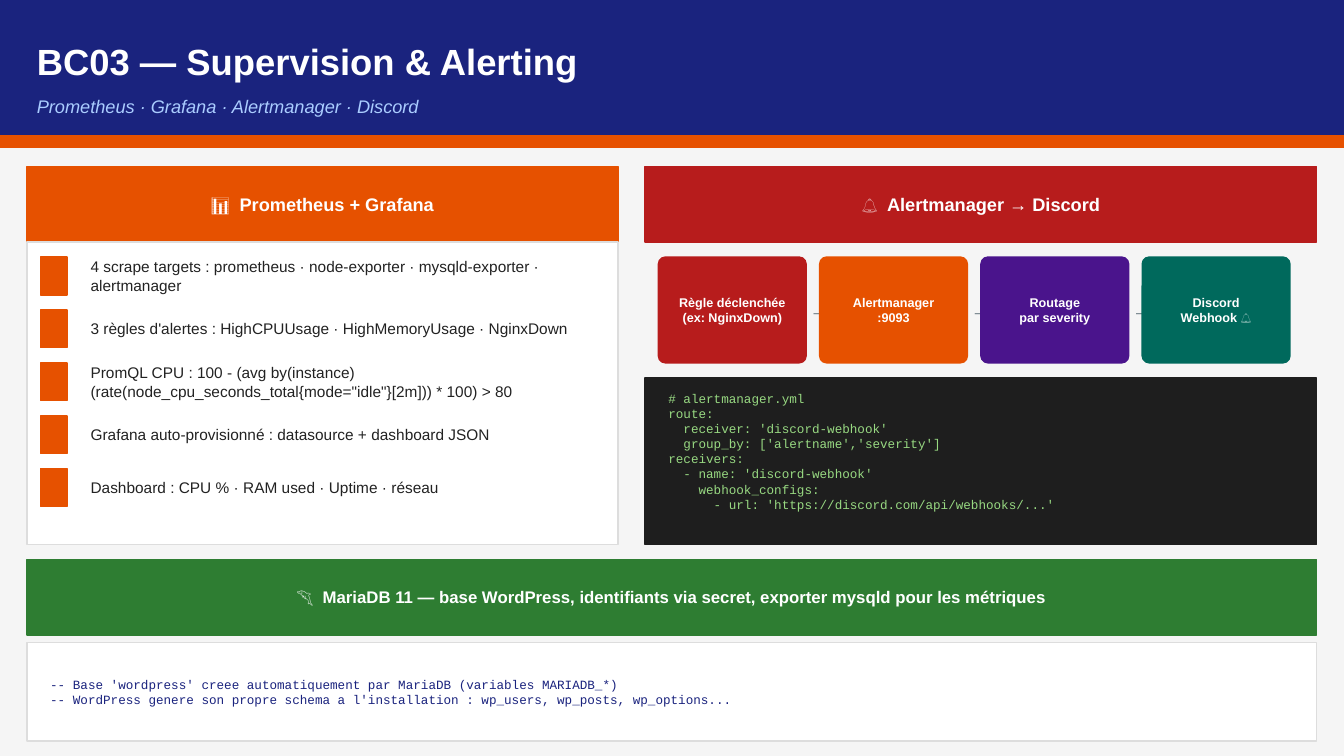
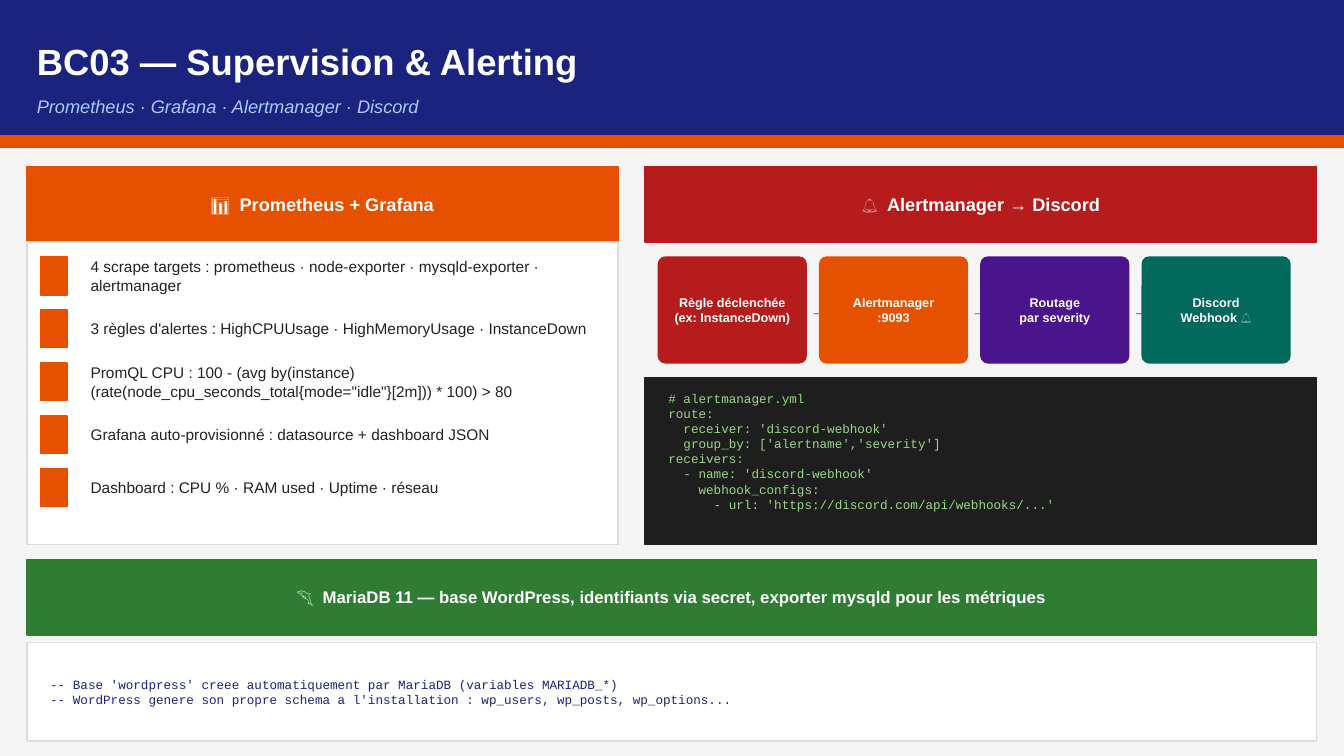
Before and after one commit to pilot-loicrich/iac-infra, a slide deck: slide 7 of documentation/Presentation_iac-infra_ASD.pptx. Drawn at 1344x756 pixels with LibreOffice and Linux fonts; fonts in the diff are those of the drawing. Boxes give left, top, right and bottom in pixels: in the first picture for what was removed or moved away, otherwise in the second. Text is boxed around its words. In the diff, an @@ line names an element or a change of style, - is before the commit and + after.

Commit message:
docs: rename NginxDown -> InstanceDown in pptx and DP (consistency with code)

```diff
--- a/documentation/Presentation_iac-infra_ASD.pptx
+++ b/documentation/Presentation_iac-infra_ASD.pptx
@@ text at <box>91,322,587,337</box>: text changed @@
-3 règles d'alertes : HighCPUUsage · HighMemoryUsage · NginxDown
+3 règles d'alertes : HighCPUUsage · HighMemoryUsage · InstanceDown
@@ text at <box>675,313,790,325</box>: text changed @@
-(ex: NginxDown)
+(ex: InstanceDown)
```
Also in this commit, not shown: 1 other file.
